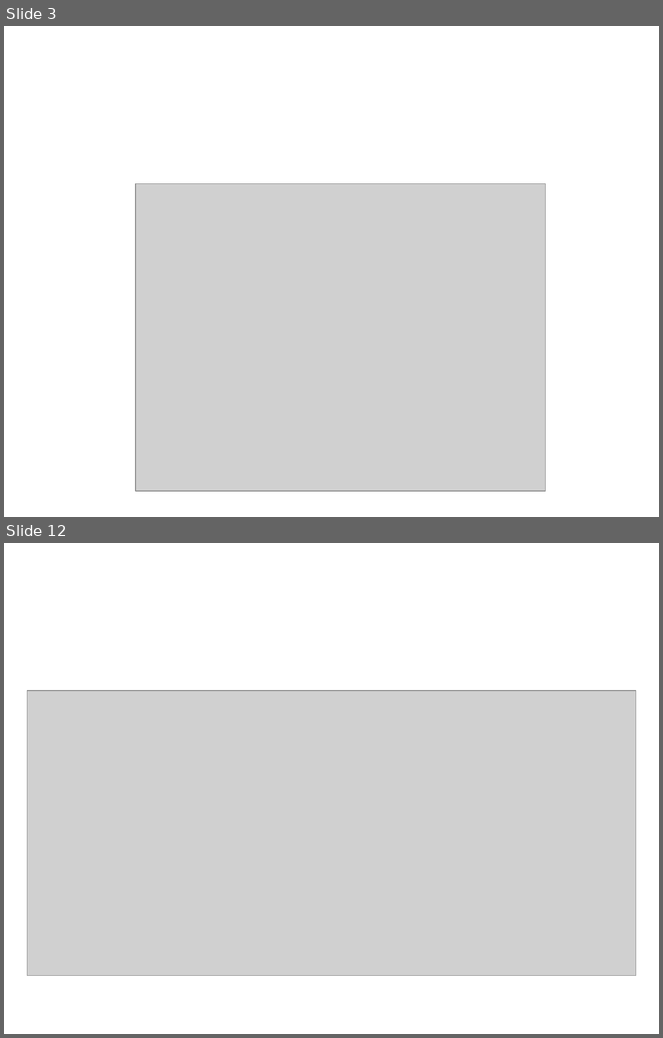
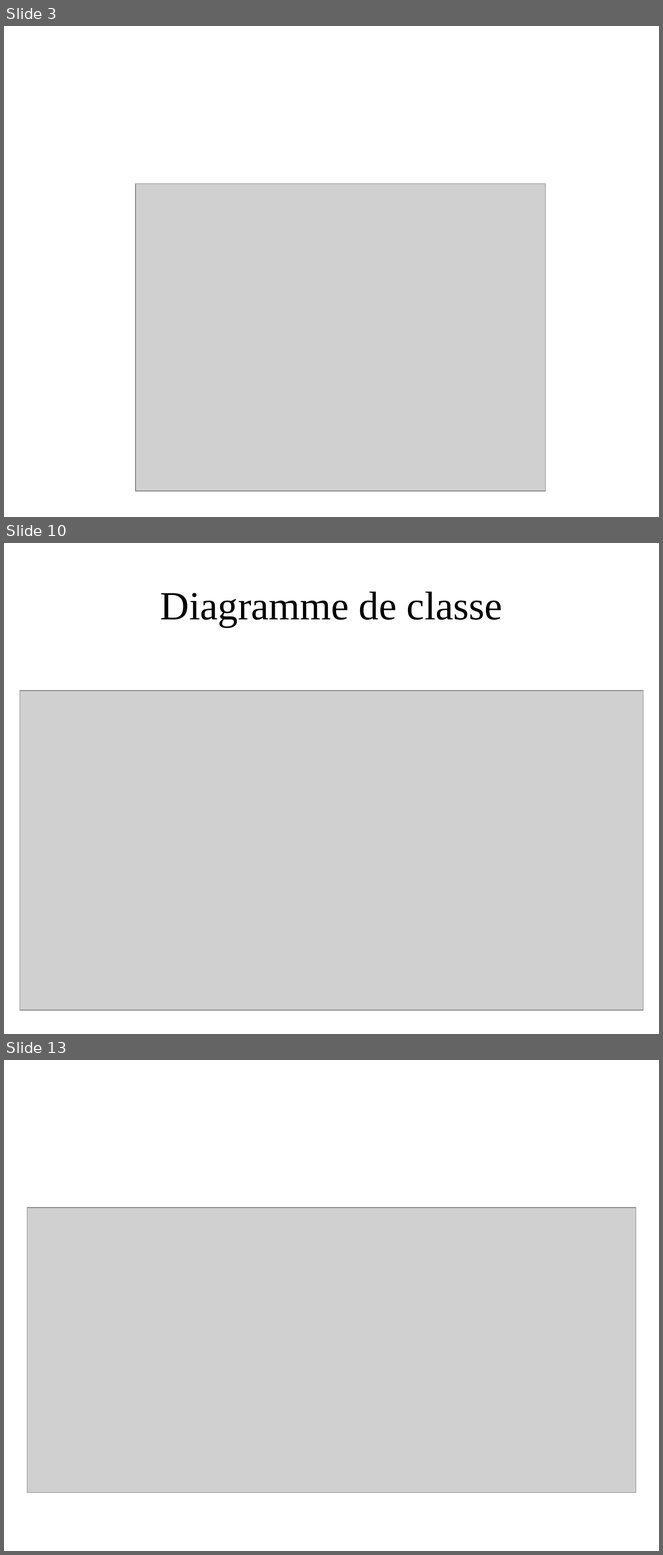
Before and after one commit to costany93/mymemory, a slide deck: 2186_curved_lines/2186.ppt. Shown one above the other, each under a label of ours: slides 3 and 12 before the commit, slides 3, 10 and 13 after it; the slides between them are not shown. The pictures are 663x1038 and 663x1555 pixels, drawn with LibreOffice and Linux fonts; fonts in the diff are those of the drawing; grey boxes stand for pictures; background and template pictures are left out. Boxes give left, top, right and bottom in pixels: in the first picture for what was removed or moved away, otherwise in the second. Text is boxed around its words. In the diff, an @@ line names an element or a change of style, - is before the commit and + after.

```diff
--- a/2186_curved_lines/2186.ppt
+++ b/2186_curved_lines/2186.ppt
@@ slide 10 added at <box>4,543,659,1034</box>, background picture (left out) @@
@@ title added at <box>160,591,503,627</box>, 44 pt, text #000000 @@
+Diagramme de classe
@@ picture added at <box>20,691,644,1010</box> @@
@@ what was slide 12 is now slide 13 @@
```
Also in this commit, not shown: 7 slides changed, 3 other slides added, 3 slides removed.
